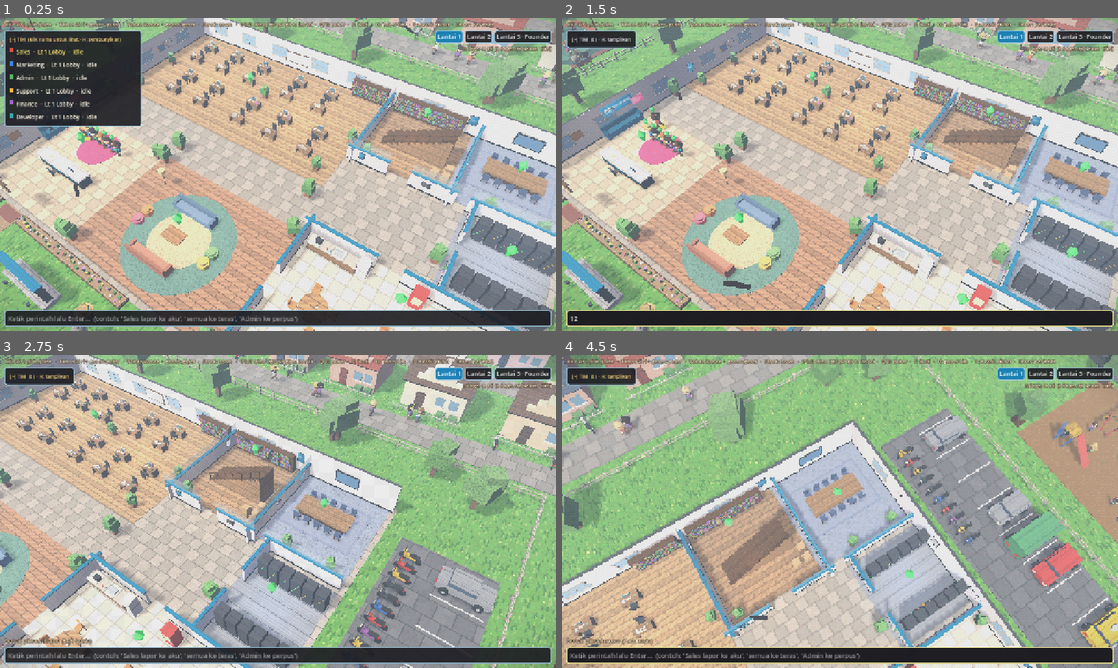
Above: before the commit, frames 1-4 (two rows, left to right).
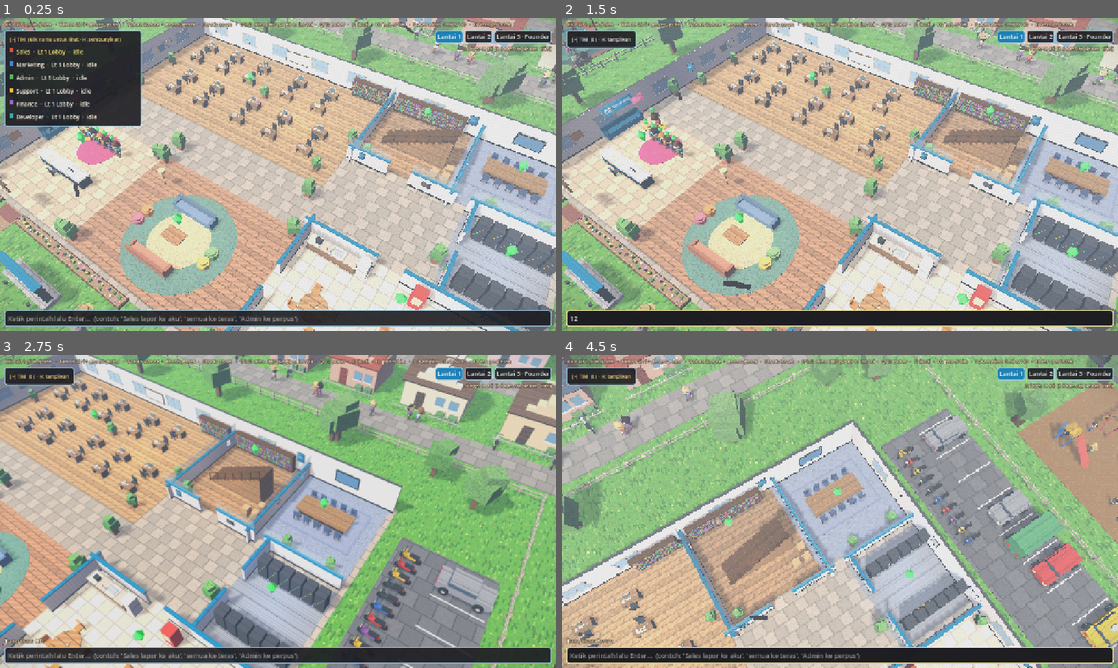
Above: after the commit, the same moments.

Repository: growhaleystudio-create/virtual-office
Game: Godot game, scene res://main.tscn
Two runs of this game, one before a commit and one after it. Both use one fixed random seed, a clock stepped at 60 frames per second and the inputs below.
Inputs (mouse positions are in pixels of both pictures, inside the frame that each line leads up to):
- Up to frame 1 (0.25 s): no input
- Up to frame 2 (1.5 s): click (840, 318) at 0.52 s; type "12" at 0.6 s; click "[–] TIM (klik nama untuk liha…" at 1.25 s
- Up to frame 3 (2.75 s): tap Enter at 2 s; move the mouse to (400, 495) at 2.02 s; hold Right from 2.03 s (still down); tap P at 2.1 s; click (400, 495) at 2.17 s
- Up to frame 4 (4.5 s): release Right at 2.75 s; drag from (728, 527) to (812, 574) at 2.77 s; move the mouse to (895, 442) at 3.52 s; hold Right 3.53-4.25 s; tap Enter at 3.6 s; tap P at 3.8 s; drag from (812, 574) to (673, 464) at 4.27 s

The runs differ from the first frame. In frame 1, 0.4% of the frame differs, in the area x 0-100%, y 1-100%; in frame 2, 0.4%; in frame 3, 15%, in the area x 0-100%, y 0-100%; in frame 4, 0.4%.

Commit message:
Mode tampilan HD (default di web): resolusi penuh, MSAA, tanpa dithering
- Tombol P: Retro (240) -> Sedang (360) -> HD (resolusi penuh layar).
- Web default HD: render sesuai ukuran jendela, tepi halus MSAA 2x,
  tanpa butiran dithering, warna sedikit lebih hidup.
- Desktop tetap default Sedang (retro).

Co-Authored-By: Claude Opus 5.5 <noreply@anthropic.com>

Diff:
--- a/look.gd
+++ b/look.gd
@@ -58,18 +58,28 @@
 uniform float levels = 40.0;
 // renderer web (Compatibility) lebih kontras & terang; kurva ini menyamakan dengan desktop
 uniform bool compat_fix = false;
+// mode HD: tanpa dithering/kuantisasi warna (gambar bersih)
+uniform bool retro = true;
 const float B[16] = float[](0.0, 8.0, 2.0, 10.0, 12.0, 4.0, 14.0, 6.0, 3.0, 11.0, 1.0, 9.0, 15.0, 7.0, 13.0, 5.0);
 
 void fragment() {
 	vec4 c = texture(TEXTURE, UV);
 	if (compat_fix) {
-		c.rgb = clamp(-0.178 * c.rgb * c.rgb + 1.012 * c.rgb + 0.08, 0.0, 1.0);
+		c.rgb = clamp(-0.178 * c.rgb * c.rgb + 1.012 * c.rgb + (retro ? 0.08 : 0.03), 0.0, 1.0);
 	}
-	ivec2 p = ivec2(floor(UV / TEXTURE_PIXEL_SIZE));
-	float d = B[(p.y % 4) * 4 + (p.x % 4)] / 16.0 - 0.5;
-	c.rgb = floor(c.rgb * levels + d + 0.5) / levels;
+	if (!retro) {
+		// mode HD: warna sedikit lebih hidup & kontras supaya tidak pudar
+		float l = dot(c.rgb, vec3(0.299, 0.587, 0.114));
+		c.rgb = mix(vec3(l), c.rgb, 1.18);
+		c.rgb = clamp((c.rgb - 0.5) * 1.08 + 0.5, 0.0, 1.0);
+	}
+	if (retro) {
+		ivec2 p = ivec2(floor(UV / TEXTURE_PIXEL_SIZE));
+		float d = B[(p.y % 4) * 4 + (p.x % 4)] / 16.0 - 0.5;
+		c.rgb = floor(c.rgb * levels + d + 0.5) / levels;
+	}
 	float v = distance(UV, vec2(0.5));
-	c.rgb *= 1.0 - smoothstep(0.55, 0.85, v) * 0.35;
+	c.rgb *= 1.0 - smoothstep(0.55, 0.85, v) * (retro ? 0.35 : 0.18);
 	COLOR = c;
 }
 """
@@ -161,6 +171,13 @@
 				batch(c)
 
 
+## Ukuran grid "getar" PS1 pada karakter mengikuti resolusi render.
+static func set_snap_res(res: Vector2) -> void:
+	for m in _mats.values():
+		if m is ShaderMaterial:
+			m.set_shader_parameter("snap_res", res)
+
+
 static func post_material() -> ShaderMaterial:
 	var s := Shader.new()
 	s.code = POST_CODE
--- a/main.gd
+++ b/main.gd
@@ -126,6 +126,7 @@
 	_build_bridge()
 	set_view_floor(0)
 	rng.randomize()
+	_apply_pixel_mode()
 	_maybe_screenshot()
 
 
@@ -194,6 +195,7 @@
 	layer.layer = -1
 	add_child(layer)
 	var screen := TextureRect.new()
+	_screen = screen
 	screen.texture = svp.get_texture()
 	screen.set_anchors_preset(Control.PRESET_FULL_RECT)
 	screen.expand_mode = TextureRect.EXPAND_IGNORE_SIZE
@@ -203,22 +205,47 @@
 	screen.material = Look.post_material()
 	screen.material.set_shader_parameter("compat_fix", RenderingServer.get_current_rendering_method() == "gl_compatibility")
 	layer.add_child(screen)
+	# web: default HD (layar browser besar); desktop: retro sedang
+	_pix_i = 2 if OS.has_feature("web") else 1
+	get_window().size_changed.connect(_on_window_resized)
 
 
 ## Resolusi gambar 3D (jumlah baris piksel). Makin kecil = makin retro/kotak-kotak.
-const PIXEL_LINES := [240, 360, 540]
+## 0 = HD: resolusi penuh layar, tepi halus (MSAA), tanpa dithering.
+const PIXEL_LINES := [240, 360, 0]
+const PIXEL_NAMES := ["Retro", "Sedang", "HD"]
 var _pix_i := 1
+var _screen: TextureRect
 
 
 func _svp_size() -> Vector2i:
 	var lines: int = PIXEL_LINES[_pix_i]
+	if lines == 0:
+		# area kanvas 1280x720 dalam piksel jendela sebenarnya (stretch "keep")
+		var ws := Vector2(get_window().size)
+		var k := minf(ws.x / 1280.0, ws.y / 720.0)
+		return Vector2i(maxi(64, roundi(1280.0 * k)), maxi(36, roundi(720.0 * k)))
 	return Vector2i(roundi(lines * 16.0 / 9.0), lines)
+
+
+func _apply_pixel_mode() -> void:
+	var hd: bool = PIXEL_LINES[_pix_i] == 0
+	svp.size = _svp_size()
+	svp.msaa_3d = Viewport.MSAA_2X if hd else Viewport.MSAA_DISABLED
+	_screen.texture_filter = CanvasItem.TEXTURE_FILTER_LINEAR if hd else CanvasItem.TEXTURE_FILTER_NEAREST
+	_screen.material.set_shader_parameter("retro", not hd)
+	Look.set_snap_res(Vector2(svp.size) if not hd else Vector2(1280, 720))
+
+
+func _on_window_resized() -> void:
+	if PIXEL_LINES[_pix_i] == 0:
+		svp.size = _svp_size()
 
 
 func cycle_pixel_detail() -> void:
 	_pix_i = (_pix_i + 1) % PIXEL_LINES.size()
-	svp.size = _svp_size()
-	show_feedback("Detail piksel: %s (%d baris)" % [["retro", "sedang", "halus"][_pix_i], PIXEL_LINES[_pix_i]])
+	_apply_pixel_mode()
+	show_feedback("Tampilan: %s" % PIXEL_NAMES[_pix_i])
 
 
 ## Posisi layar (kanvas 1280x720) -> piksel di SubViewport 3D.
@@ -2059,7 +2086,7 @@
 	cl.add_child(ui)
 
 	var help := Label.new()
-	help.text = "Klik kiri: pilih/jalan  ·  Tahan kiri + geser: putar  ·  Tahan kanan + geser: geser  ·  Scroll: zoom  ·  1/2/3 atau PgUp/PgDn: lantai  ·  Q/E: putar  ·  F: ikuti  ·  H: panel tim  ·  P: detail piksel  ·  Enter: perintah"
+	help.text = "Klik kiri: pilih/jalan  ·  Tahan kiri + geser: putar  ·  Tahan kanan + geser: geser  ·  Scroll: zoom  ·  1/2/3 atau PgUp/PgDn: lantai  ·  Q/E: putar  ·  F: ikuti  ·  H: panel tim  ·  P: tampilan Retro/HD  ·  Enter: perintah"
 	help.add_theme_font_size_override("font_size", 12)
 	help.position = Vector2(12, 6)
 	ui.add_child(help)
Not shown, changed: build/web/index.pck
